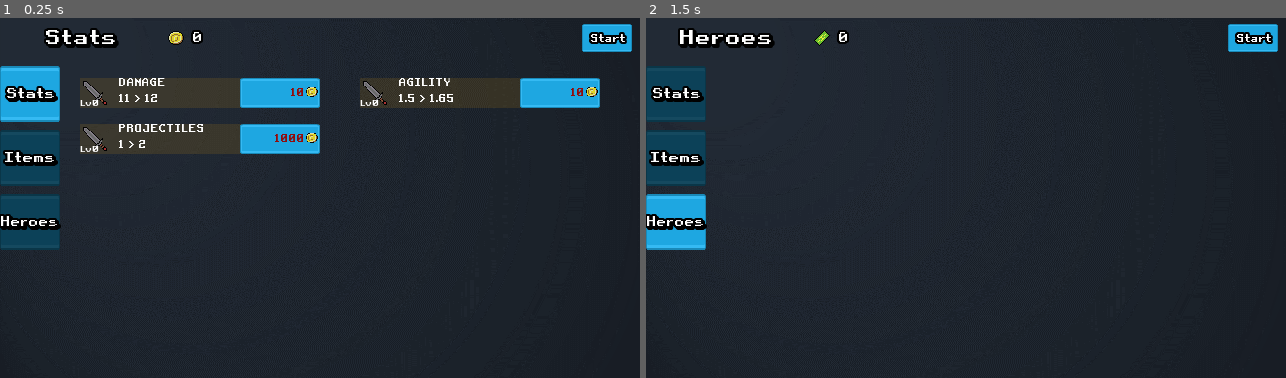
Above: before the commit, frames 1-2 (left to right).
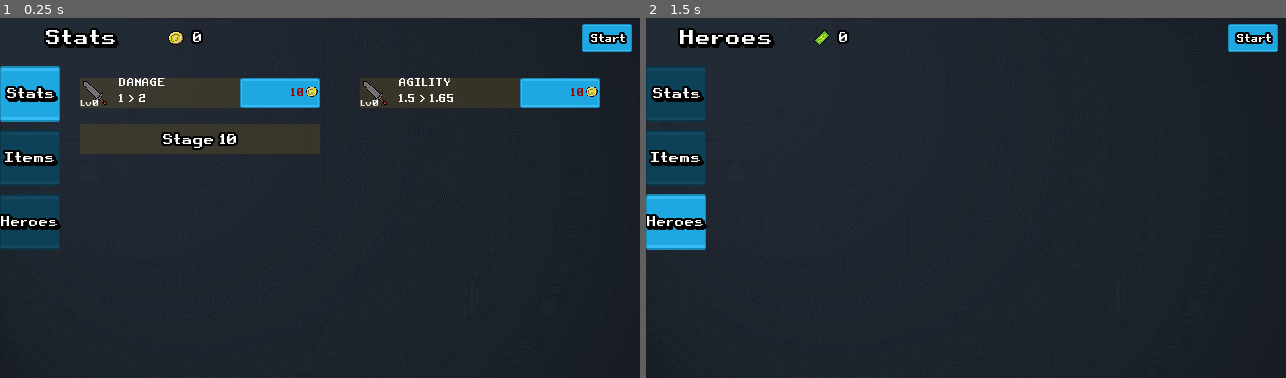
Above: after the commit, the same moments.

Repository: Riudin/Castle-Defense-Repo
Game: Godot game, scene res://SceneHandler.tscn
Two runs of this game, one before a commit and one after it. Both use one fixed random seed, a clock stepped at 60 frames per second and the inputs below.
Inputs:
- Up to frame 1 (0.25 s): no input
- Up to frame 2 (1.5 s): click "Heroes" at 0.5 s; click "Start" at 1.25 s

The runs differ from the first frame. In frame 1, 1.7% of the frame differs, in the area x 12-50%, y 21-38%; in frame 2, nothing differs.

Commit message:
Fixed Fairy Projectile

Diff:
--- a/Autoload/GameData.gd
+++ b/Autoload/GameData.gd
@@ -4,7 +4,7 @@
 var player_data = {
 	"max_health": 100,
 	"health": 100,
-	"damage": 11,
+	"damage": 1,
 	"agility": 1.5,
 	"projectile_count": 1,
 	"gold": 0,
@@ -13,8 +13,8 @@
 }
 
 var stage_data = {
-	"max_stage":10,
-	"stage":10
+	"max_stage":1,
+	"stage":1
 }
 
 var upgrade_data = {
--- a/SceneHandler.gd
+++ b/SceneHandler.gd
@@ -2,10 +2,10 @@
 
 
 func _ready():
-	print(get_tree().get_signal_list())
+#	print(get_tree().get_signal_list())
 	show_stats_menu()
 #	load_stats_menu()
-	#GameData.load_game()
+	GameData.load_game()
 	pass
 
 
--- a/Scenes/Heroes/Fairy.gd
+++ b/Scenes/Heroes/Fairy.gd
@@ -22,7 +22,7 @@
 	var enemies = get_tree().get_nodes_in_group("enemies")
 	if enemies != []:
 		nearest_enemy_position = enemies[0].get_global_position()
-		nearest_enemy_position -= Vector2(12, 6)
+		nearest_enemy_position -= Vector2(0, 12)
 		projectile_direction = attack_origin.global_position.direction_to(nearest_enemy_position)
 
 	else:
--- a/Scenes/Heroes/FairyProjectile.gd
+++ b/Scenes/Heroes/FairyProjectile.gd
@@ -1,8 +1,14 @@
-extends Area2D
+extends KinematicBody2D
 
+
+onready var hitbox = get_node("Hitbox")
 
 export (int) var projectile_speed = 300
 export (int) var projectile_damage = 1
+
+
+func _ready():
+	hitbox.set_damage(projectile_damage)
 
 
 func _physics_process(delta):
--- a/Scenes/Heroes/FairyProjectile.tscn
+++ b/Scenes/Heroes/FairyProjectile.tscn
@@ -1,15 +1,20 @@
-[gd_scene load_steps=4 format=2]
+[gd_scene load_steps=6 format=2]
 
 [ext_resource path="res://Scenes/Heroes/FairyProjectile.gd" type="Script" id=1]
 [ext_resource path="res://Scenes/Heroes/Assets/random_characters.png" type="Texture" id=2]
+[ext_resource path="res://Scenes/SupportScenes/Hitbox.tscn" type="PackedScene" id=3]
+
+[sub_resource type="CapsuleShape2D" id=2]
+radius = 11.3118
+height = 27.6698
 
 [sub_resource type="CapsuleShape2D" id=1]
-radius = 5.00001
-height = 7.99997
+radius = 5.99999
+height = 8.00001
 
 [node name="FairyProjectile" type="KinematicBody2D"]
-collision_layer = 8
-collision_mask = 16
+collision_layer = 0
+collision_mask = 0
 script = ExtResource( 1 )
 
 [node name="Sprite" type="Sprite" parent="."]
@@ -19,10 +24,19 @@
 region_enabled = true
 region_rect = Rect2( 32, 256, 288, 32 )
 
-[node name="Hitbox" type="CollisionShape2D" parent="."]
+[node name="VisibilityNotifier2D" type="VisibilityNotifier2D" parent="."]
+
+[node name="CollisionShape2D" type="CollisionShape2D" parent="."]
 rotation = 1.57079
+scale = Vector2( -0.353612, 0.377597 )
+shape = SubResource( 2 )
+
+[node name="Hitbox" parent="." instance=ExtResource( 3 )]
+collision_mask = 4
+
+[node name="CollisionShape" parent="Hitbox" index="0"]
 shape = SubResource( 1 )
 
-[node name="VisibilityNotifier2D" type="VisibilityNotifier2D" parent="."]
+[connection signal="screen_exited" from="VisibilityNotifier2D" to="." method="_on_VisibilityNotifier2D_screen_exited"]
 
-[connection signal="screen_exited" from="VisibilityNotifier2D" to="." method="_on_VisibilityNotifier2D_screen_exited"]
+[editable path="Hitbox"]
--- a/Scenes/MainScenes/GameScene.gd
+++ b/Scenes/MainScenes/GameScene.gd
@@ -46,7 +46,7 @@
 func generate_loot():
 	# loot has a chance to spawn after every level
 	# loot array = loot name in GameData, drop chance in %
-	var loot = [["weapon_tickets", 10], ["hero_tickets", 10]]
+	var loot = [["weapon_tickets", 50], ["hero_tickets", 50]]
 	var victory_screen = get_node("../VictoryScreen")
 
 	for item in loot:
--- a/Scenes/MainScenes/GameScene.tscn
+++ b/Scenes/MainScenes/GameScene.tscn
@@ -1,8 +1,9 @@
-[gd_scene load_steps=7 format=2]
+[gd_scene load_steps=8 format=2]
 
 [ext_resource path="res://Scenes/Player/Player.tscn" type="PackedScene" id=1]
 [ext_resource path="res://Scenes/Maps/Map1.tscn" type="PackedScene" id=2]
 [ext_resource path="res://Scenes/UIScenes/GameUI.tscn" type="PackedScene" id=3]
+[ext_resource path="res://Scenes/Heroes/Fairy.tscn" type="PackedScene" id=4]
 [ext_resource path="res://Scenes/MainScenes/GameScene.gd" type="Script" id=7]
 [ext_resource path="res://Scenes/SupportScenes/EnemySpawner.tscn" type="PackedScene" id=12]
 
@@ -20,6 +21,12 @@
 
 [node name="Heroes" type="Node2D" parent="."]
 
+[node name="Fairy" parent="Heroes" instance=ExtResource( 4 )]
+position = Vector2( 57, 110 )
+
+[node name="Fairy2" parent="Heroes" instance=ExtResource( 4 )]
+position = Vector2( 49, 59 )
+
 [node name="EnemySpawner" parent="." instance=ExtResource( 12 )]
 position = Vector2( 321, 55 )
 
